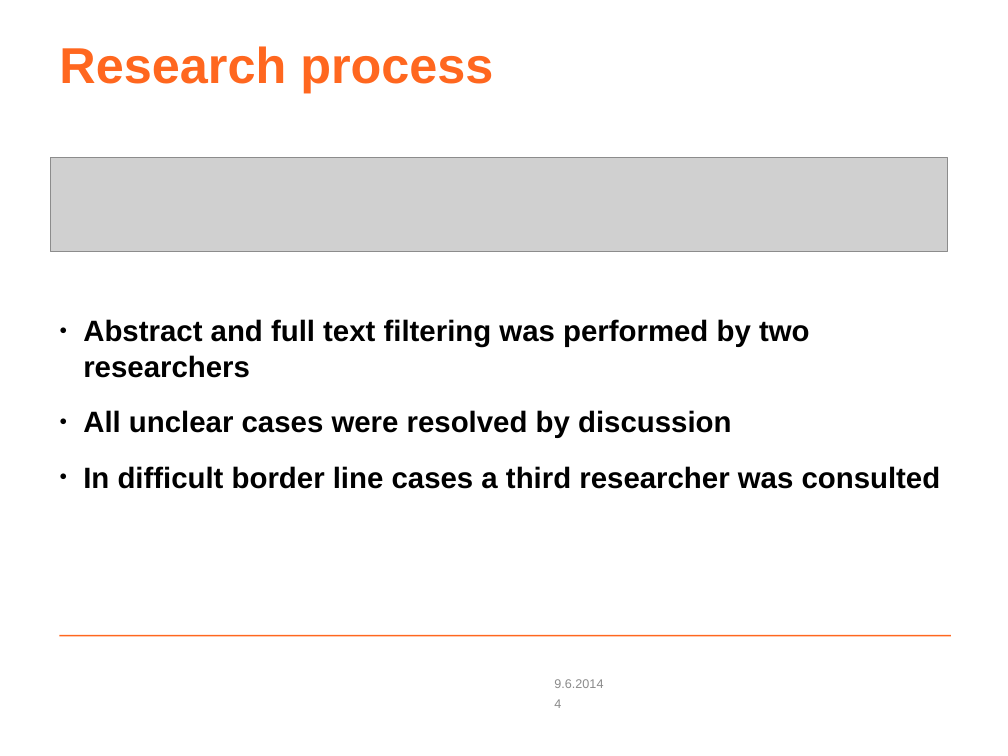
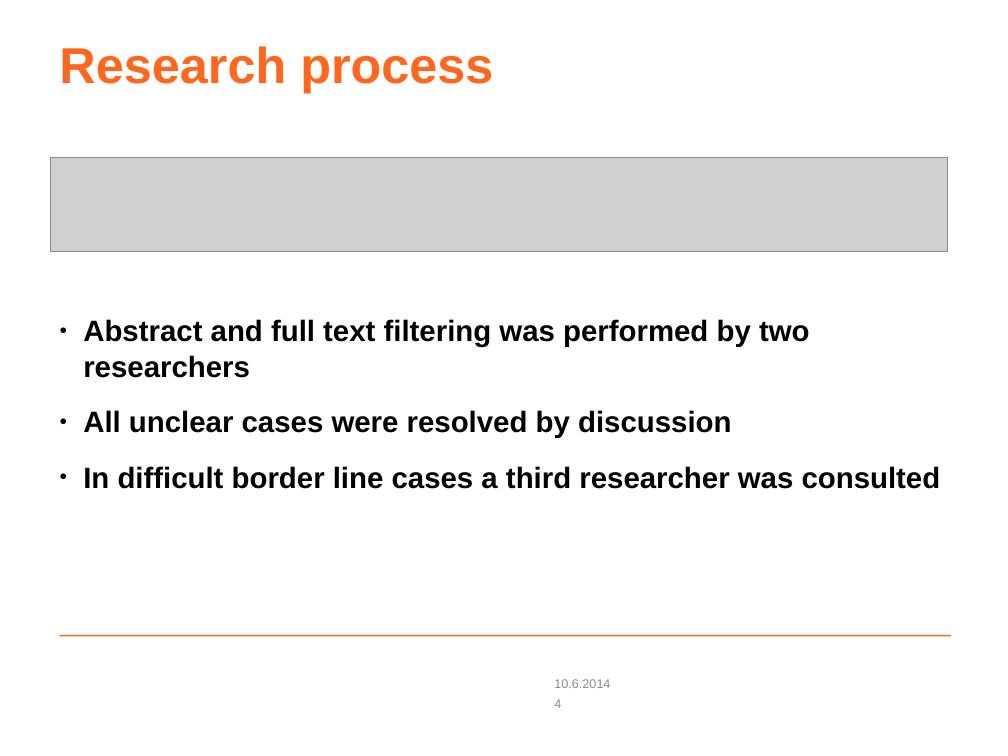
Before and after one commit to coumbole/aalto_agiletransformation, a slide deck: slide 4 of Presentation_N4S.odp. Drawn at 1008x756 pixels with LibreOffice and Linux fonts; fonts in the diff are those of the drawing; grey boxes stand for pictures; background and template pictures are left out. Boxes give left, top, right and bottom in pixels: in the first picture for what was removed or moved away, otherwise in the second. Text is boxed around its words. In the diff, an @@ line names an element or a change of style, - is before the commit and + after.

```diff
--- a/Presentation_N4S.odp
+++ b/Presentation_N4S.odp
@@ text at [554,679,610,688]: text changed @@
-9.6.2014
+10.6.2014
```
Also in this commit, not shown: 7 other slides changed.
